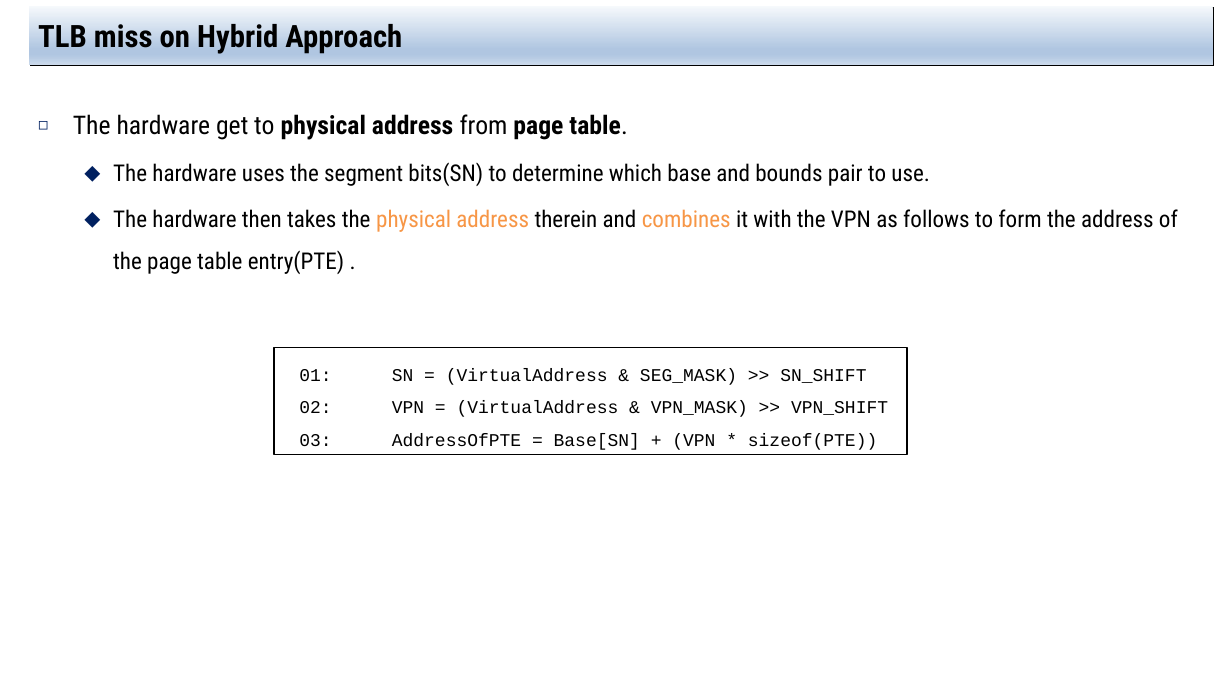
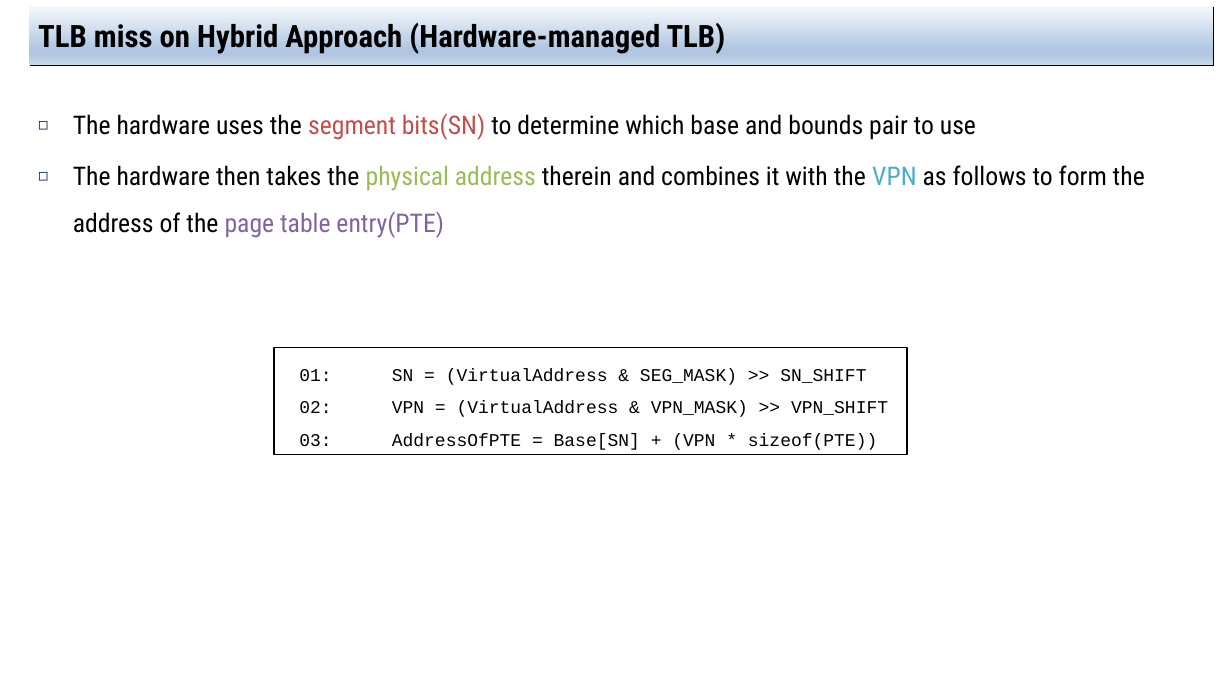
Before and after one commit to jachermocilla/extra-course-materials, a slide deck: slide 11 of cmsc125/ostep/slides/01.Virtualization/20.Advanced_Page_Tables.pptx. Drawn at 1232x693 pixels with LibreOffice and Linux fonts; fonts in the diff are those of the drawing. Boxes give left, top, right and bottom in pixels: in the first picture for what was removed or moved away, otherwise in the second. Text is boxed around its words. In the diff, an @@ line names an element or a change of style, - is before the commit and + after.

```diff
--- a/cmsc125/ostep/slides/01.Virtualization/20.Advanced_Page_Tables.pptx
+++ b/cmsc125/ostep/slides/01.Virtualization/20.Advanced_Page_Tables.pptx
@@ title at (38,19,726,54): text changed @@
-TLB miss on Hybrid Approach
+TLB miss on Hybrid Approach (Hardware-managed TLB)
@@ text at (73,113,1145,238): text changed; size 18 to 20 pt @@
-◻ The hardware get to physical address from page table.
-  ⬥ The hardware uses the segment bits(SN) to determine which base and bounds pair to use.
-  ⬥ The hardware then takes the physical address therein and combines it with the VPN as follows to form the address of the page table entry(PTE) .
+◻ The hardware uses the segment bits(SN) to determine which base and bounds pair to use
+◻ The hardware then takes the physical address therein and combines it with the VPN as follows to form the address of the page table entry(PTE)
```
Also in this commit, not shown: 20 other slides changed, 2 slides added, 5 other files.
